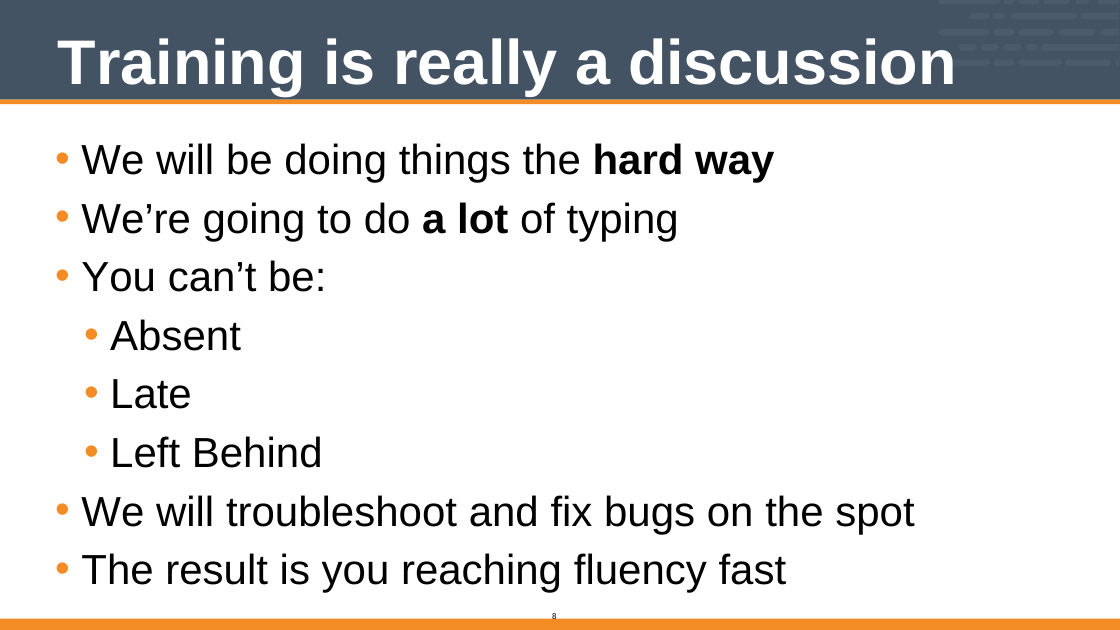
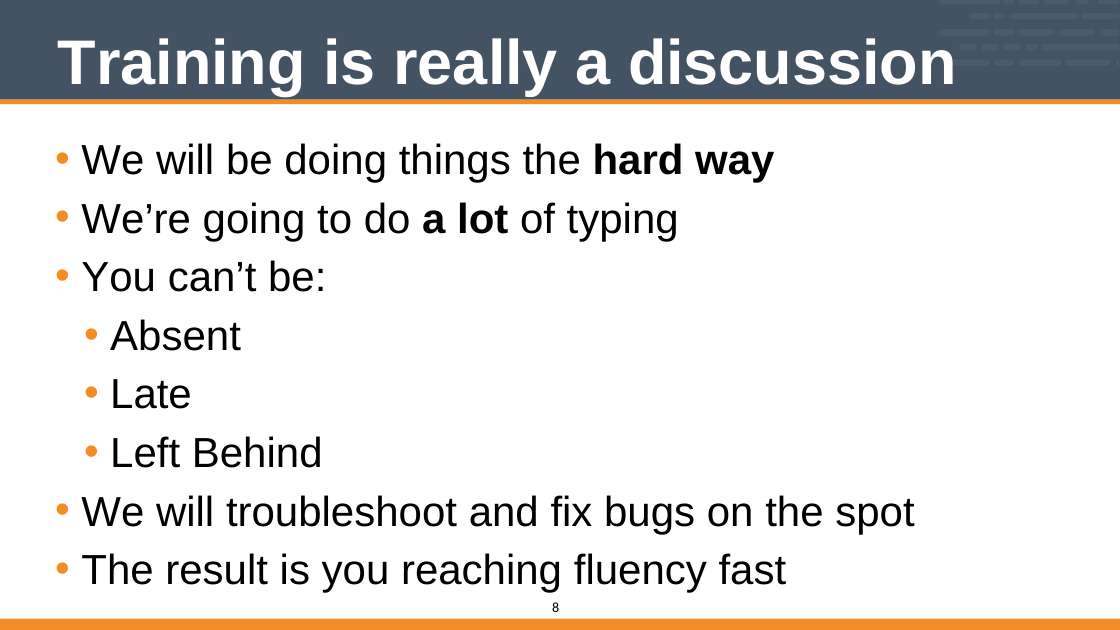
Before and after one commit to vinyar/chef-intermediate, a slide deck: slide 8 of Modules/01-Chef_Intermediate.pptx. Drawn at 1120x630 pixels with LibreOffice and Linux fonts; fonts in the diff are those of the drawing. Boxes give left, top, right and bottom in pixels: in the first picture for what was removed or moved away, otherwise in the second. Text is boxed around its words. In the diff, an @@ line names an element or a change of style, - is before the commit and + after.

```diff
--- a/Modules/01-Chef_Intermediate.pptx
+++ b/Modules/01-Chef_Intermediate.pptx
@@ page number: place and size @@
-page number at (552,612,556,622)
+page number at (552,602,559,612)
@@ page number at (552,602,559,612): size 10 to 16 pt @@
```
Also in this commit, not shown: 17 other slides changed, 1 slide added, 3 slides removed.
